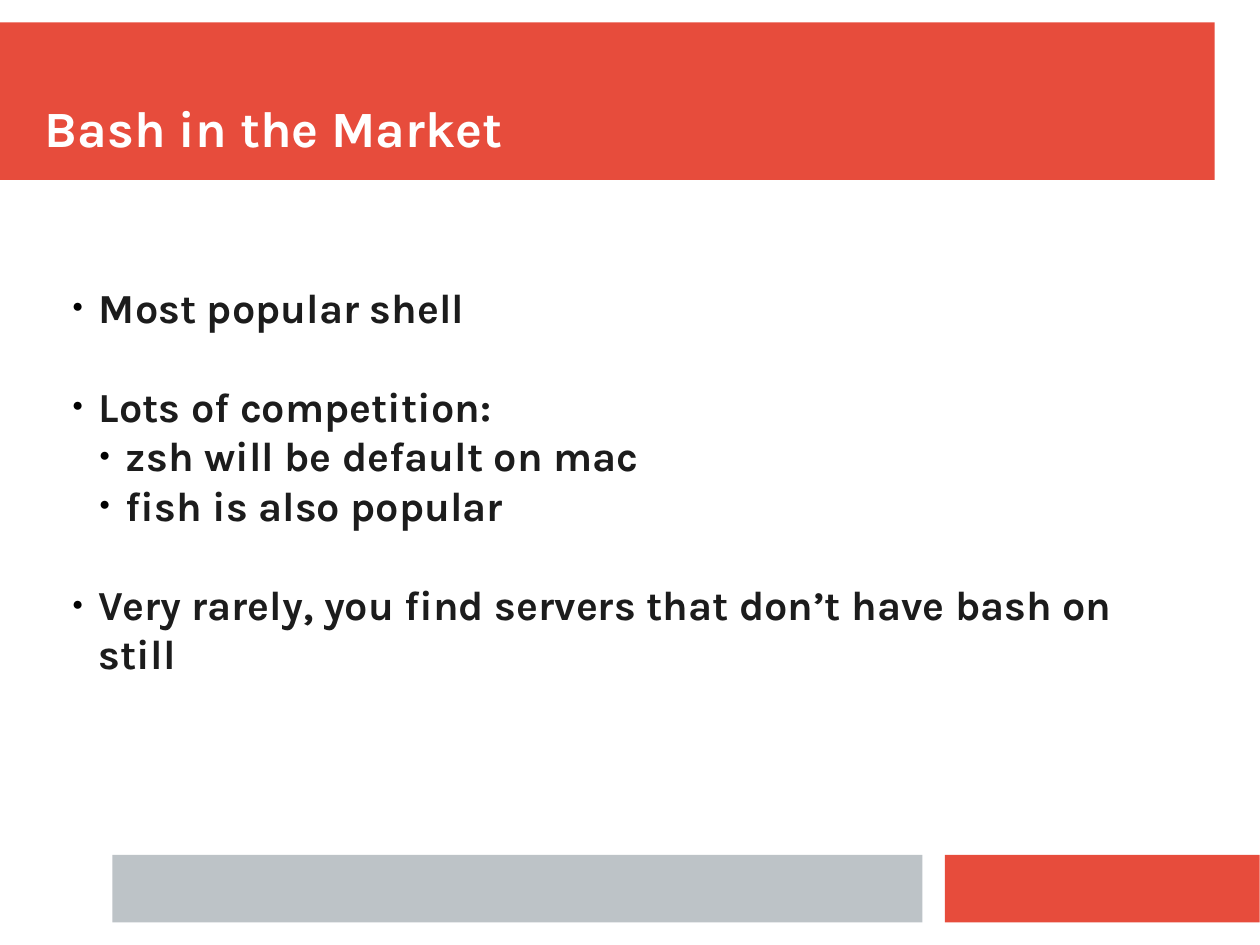
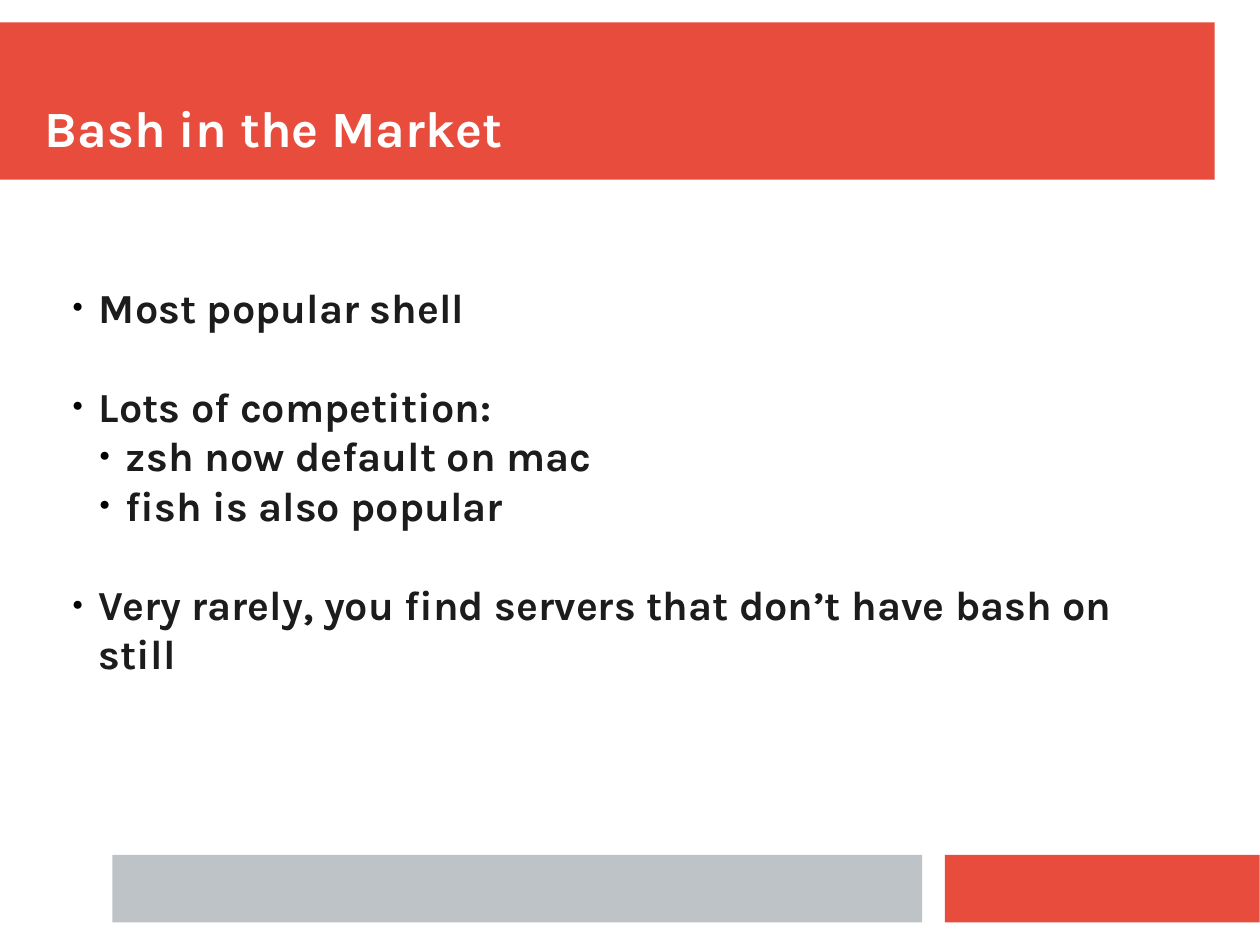
Before and after one commit to ianmiell/introduction-to-bash, a slide deck: slide 18 of slides/introduction_to_bash.pptx (slide 19 before the commit). Drawn at 1260x945 pixels with LibreOffice and Linux fonts; fonts in the diff are those of the drawing. Boxes give left, top, right and bottom in pixels: in the first picture for what was removed or moved away, otherwise in the second. Text is boxed around its words. In the diff, an @@ line names an element or a change of style, - is before the commit and + after.

```diff
--- a/slides/introduction_to_bash.pptx
+++ b/slides/introduction_to_bash.pptx
@@ text at <box>99,294,1112,670</box>: indent changed @@
@@ text at <box>126,442,591,472</box>: text changed @@
-    ● zsh will be default on mac
+    ● zsh now default on mac
```
Also in this commit, not shown: 55 other slides changed, 2 slides removed, 1 other file.
